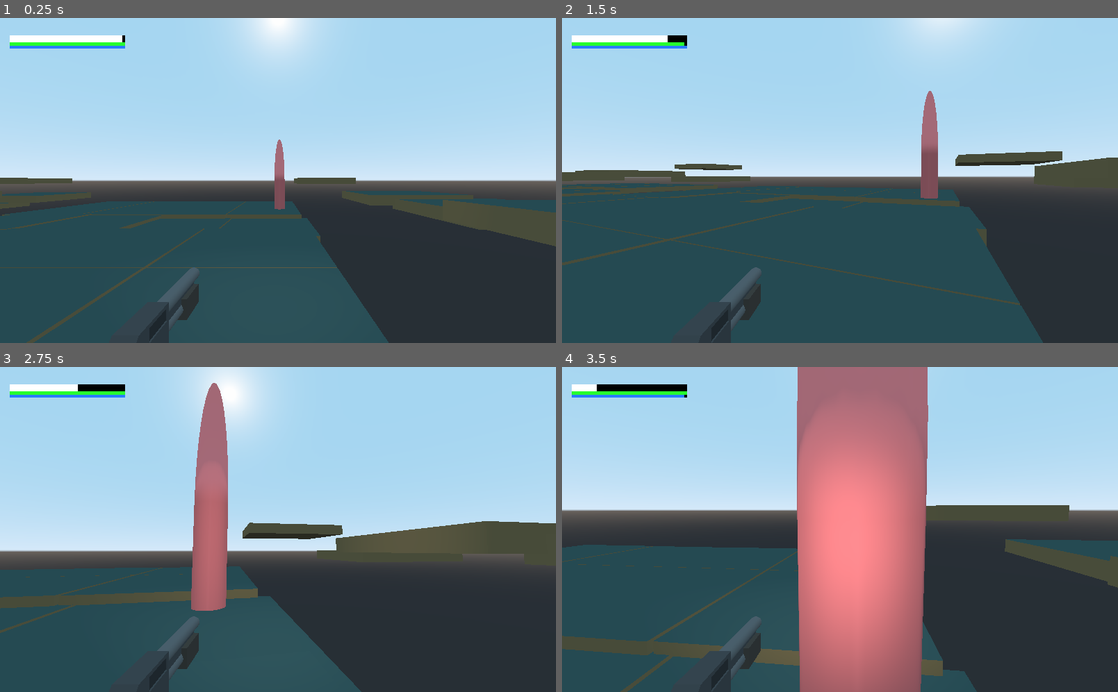
Above: before the commit, frames 1-4 (two rows, left to right).
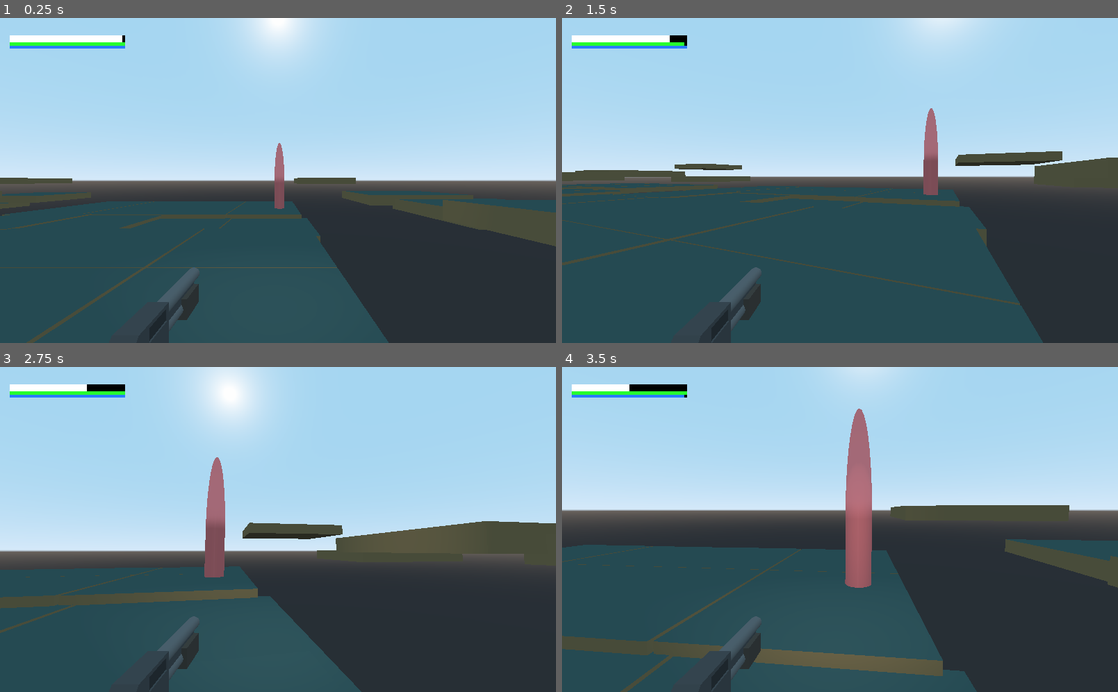
Above: after the commit, the same moments.

Repository: WillNilges/Slender-RIT
Game: Godot game, scene res://MainScene.tscn
Two runs of this game, one before a commit and one after it. Both use one fixed random seed, a clock stepped at 60 frames per second and the inputs below. The project has no main scene, so this scene is started directly.
Inputs (mouse positions are in pixels of both pictures, inside the frame that each line leads up to):
- Up to frame 1 (0.25 s): no input
- Up to frame 2 (1.5 s): tap Enter (ui_accept) at 0.5 s; move the mouse to (867, 180) at 0.52 s; hold W (move_forward) from 0.53 s (still down); tap F (shoot) at 0.6 s; tap Space (jump) at 0.77 s; move the mouse to (812, 180) at 1.27 s; tap Shift (sprint) at 1.35 s
- Up to frame 3 (2.75 s): keep holding W (move_forward); tap Space (jump) at 1.52 s; move the mouse to (289, 523) at 2.02 s; tap F (shoot) at 2.1 s
- Up to frame 4 (3.5 s): keep holding W (move_forward); move the mouse to (834, 536) at 2.77 s; tap Shift (sprint) at 2.85 s; tap Space (jump) at 3.02 s

The runs differ from the first frame. In frame 1, less than 0.1% of the frame differs, in the area x 49-52%, y 37-59%; in frame 2, 0.3%; in frame 3, 3.3%; in frame 4, 23%, in the area x 6-66%, y 0-100%.

Commit message:
Add rudimentarty teleporting.
God I REALLY hate it.

Diff:
--- a/Monster.gd
+++ b/Monster.gd
@@ -8,13 +8,13 @@
 var touchDamage : int = 20
 var attackRate : float = 0.2
 var attackDist : float = 1.2
-#var onscreen : bool = false
-
-var scoreToGive : int = 10
+var teleportRate : int = 5
+var canTeleport : bool = false;
 
 # components
 onready var player : Node = get_node("/root/MainScene/Player")
 onready var timer : Timer = get_node("Timer")
+onready var agroTimer : Timer = get_node("AgroTimer")
 onready var playerLOS : RayCast = get_node("/root/MainScene/Player/Camera/PlayerLOS")
 onready var fearAura : VisibilityNotifier = get_node("FearAura")
 onready var munsonBody : CollisionShape = get_node("MonsterCollisionShape");
@@ -22,16 +22,22 @@
 
 # Called when the node enters the scene tree for the first time.
 func _ready ():
-    # setup the timer
-    #timer.set_wait_time(attackRate)
-    timer.start(attackRate)
+	timer.start(attackRate)
+	agroTimer.start(teleportRate)
 
 func _physics_process (Delta):
 	# calculate direction to the player
 	var dir = (player.translation - translation).normalized()
 	dir.y = 0
-	# move the enemy towards the player
-	move_and_slide(dir * moveSpeed, Vector3.UP)
+	if canTeleport: # Wow this is evil. This is absolutely EVIL!
+		teleport(0)
+
+func teleport(distance):
+	if !fearAura.is_on_screen() and canTeleport:
+		var dir = (player.translation - translation)
+		#print_debug(dir)
+		translation = player.translation - Vector3(.2,.2,.2)*dir
+		canTeleport = false
 
 func attack (damage):
 	player.take_damage(damage)
@@ -44,9 +50,21 @@
 
 	# Ah yes, more bäd cøde.
 	if fearAura.is_on_screen():
-	#	onscreen = true;
 		print_debug("Oh fuck there he is!")
-		var dmgMultiplier = translation.distance_to(player.translation)
+		var dmgMultiplier = translation.distance_to(player.translation) # Looking at Munchkin when close to him is a bad idea.
 		attack(20/dmgMultiplier)
-	#if fearAura.screen_exited() or !onscreen:
-	#	onscreen = false;
+
+
+func _on_AgroTimer_timeout():
+		# Threat level
+	#match player.score:
+	match 3:
+		1:
+			pass
+		2:
+			# move the enemy towards the player
+			#move_and_slide(dir * moveSpeed, Vector3.UP)
+			pass
+		3:
+			canTeleport = true
+			teleport(0)
--- a/Monster.tscn
+++ b/Monster.tscn
@@ -25,4 +25,7 @@
 [node name="Timer" type="Timer" parent="."]
 
 [node name="FearAura" type="VisibilityNotifier" parent="."]
+
+[node name="AgroTimer" type="Timer" parent="."]
 [connection signal="timeout" from="Timer" to="." method="_on_Timer_timeout"]
+[connection signal="timeout" from="AgroTimer" to="." method="_on_AgroTimer_timeout"]
--- a/Spatial.tscn
+++ b/Spatial.tscn
@@ -18,7 +18,7 @@
 shadow_enabled = true
 
 [node name="Player" parent="." instance=ExtResource( 1 )]
-transform = Transform( 1, 0, 0, 0, 1, 0, 0, 0, 1, -0.0728769, 1.35491, -0.667757 )
+transform = Transform( 1, 0, 0, 0, 1, 0, 0, 0, 1, -0.0728769, 1.35491, -2.19192 )
 
 [node name="Monster" parent="." instance=ExtResource( 2 )]
 
